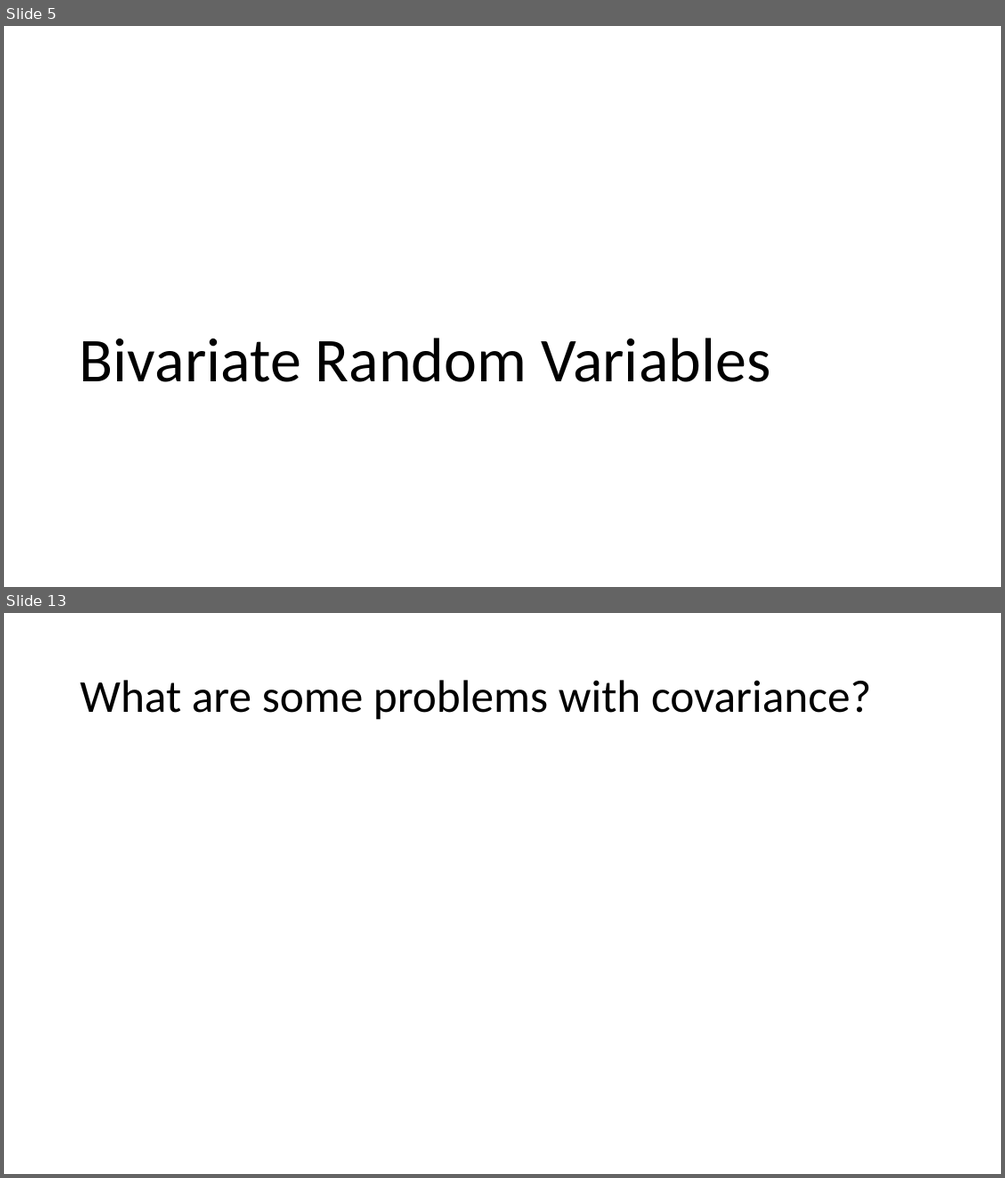
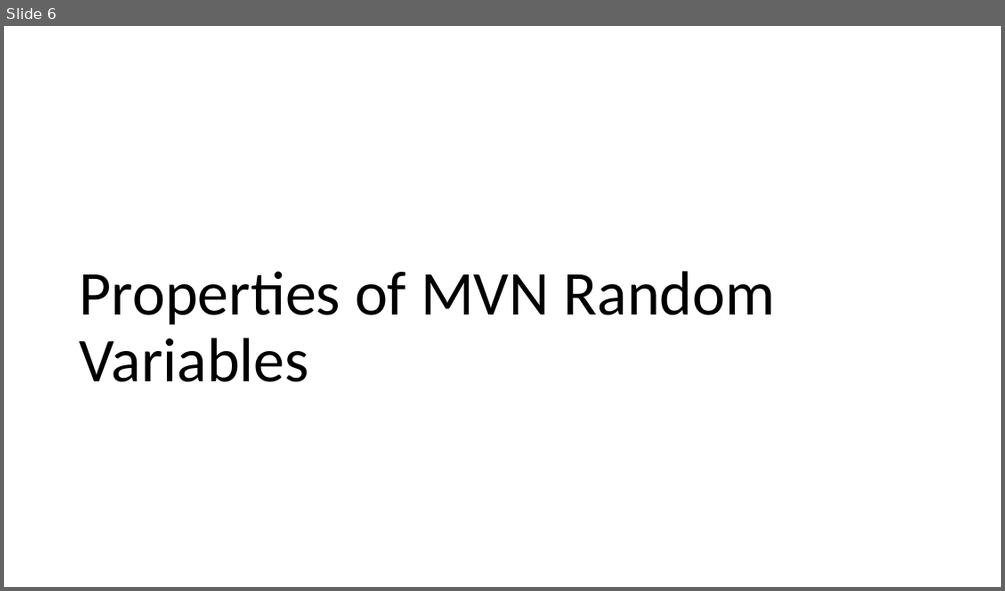
Before and after one commit to hunter-stats/stat717-class-materials, a slide deck: Class 03 Multivariate Normal Distribution.pptx. Shown one above the other, each under a label of ours: slides 5 and 13 before the commit, slide 6 after it; the slides between them are not shown. The pictures are 1005x1178 and 1005x591 pixels, drawn with LibreOffice and Linux fonts; fonts in the diff are those of the drawing. Boxes give left, top, right and bottom in pixels: in the first picture for what was removed or moved away, otherwise in the second. Text is boxed around its words. In the diff, an @@ line names an element or a change of style, - is before the commit and + after.

```diff
--- a/Class 03 Multivariate Normal Distribution.pptx
+++ b/Class 03 Multivariate Normal Distribution.pptx
@@ slide 13 removed at (4,613,1001,1174), background #FFFFFF @@
@@ title removed at (80,680,871,720) @@
-What are some problems with covariance?
@@ what was slide 5 is now slide 6 @@
@@ slide 6 changed as well @@
@@ title at (80,271,776,382): text changed @@
-Bivariate Random Variables
+Properties of MVN Random Variables
```
Also in this commit, not shown: 3 other slides changed, 23 slides added, 24 other slides removed, 3 other files.
